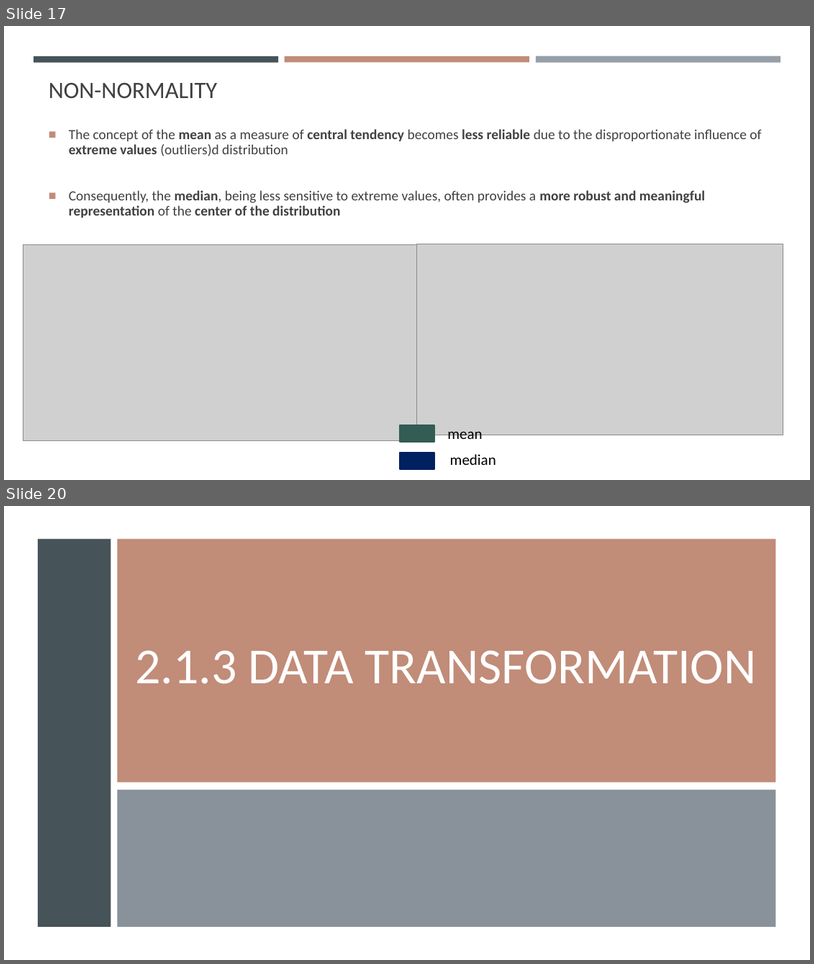
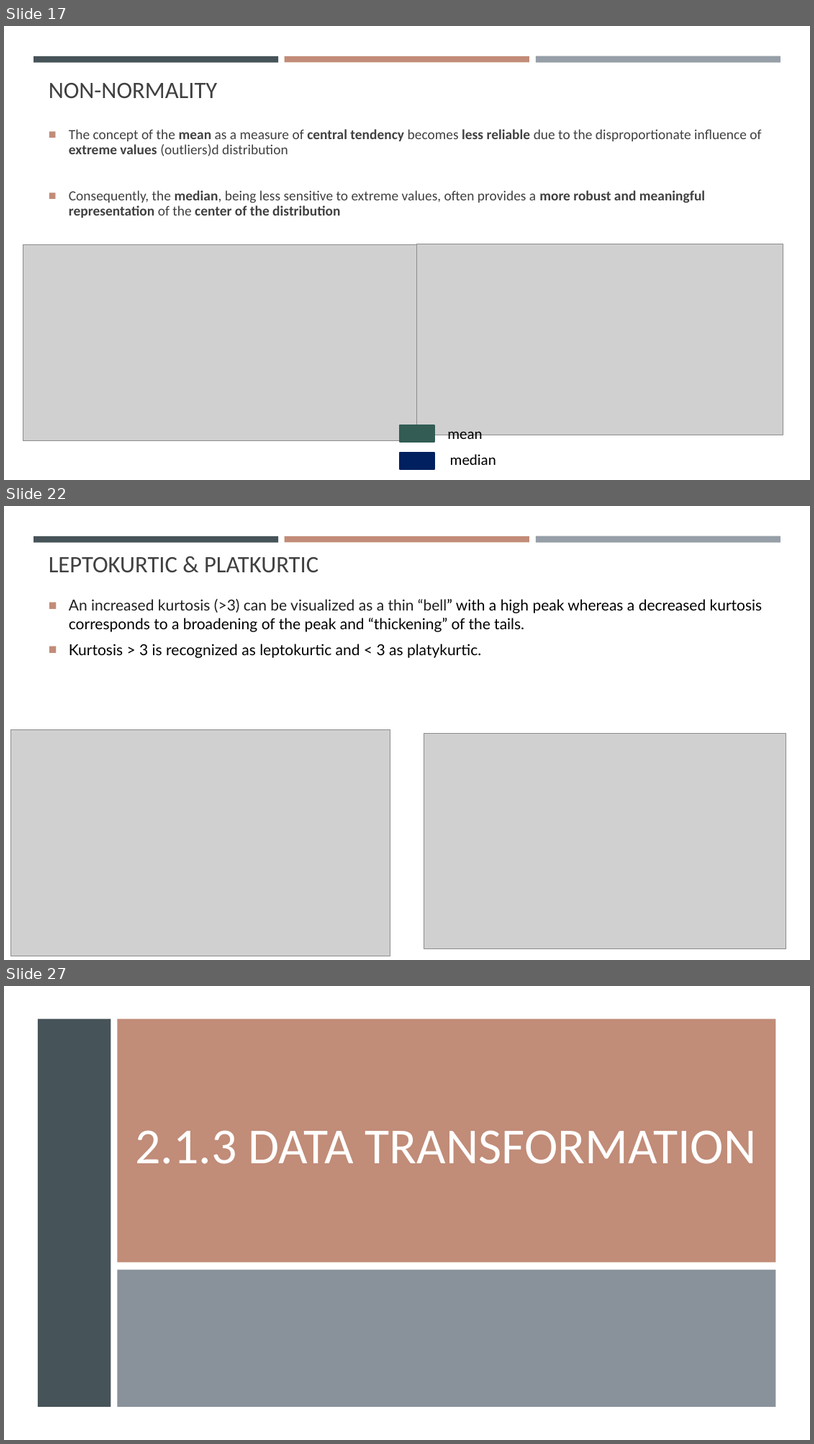
Before and after one commit to gisynw/geog-247, a slide deck: docs/Lectures/Week03/Week03_DataExploration.pptx. Shown one above the other, each under a label of ours: slides 17 and 20 before the commit, slides 17, 22 and 27 after it; the slides between them are not shown. The pictures are 814x964 and 814x1444 pixels, drawn with LibreOffice and Linux fonts; fonts in the diff are those of the drawing; grey boxes stand for pictures. Boxes give left, top, right and bottom in pixels: in the first picture for what was removed or moved away, otherwise in the second. Text is boxed around its words. In the diff, an @@ line names an element or a change of style, - is before the commit and + after.

```diff
--- a/docs/Lectures/Week03/Week03_DataExploration.pptx
+++ b/docs/Lectures/Week03/Week03_DataExploration.pptx
@@ slide 22 added at (x1=4, y1=506, x2=810, y2=960), background #FFFFFF; not listed: 3 template elements that a slide beside it also shows @@
@@ title added at (x1=49, y1=557, x2=319, y2=573), 28 pt, text #404040 @@
+LEPTOKURTIC & PLATKURTIC
@@ text added at (x1=69, y1=599, x2=763, y2=658), 18 pt, text #000000 @@
+■ An increased kurtosis (>3) can be visualized as a thin “bell” with a high peak whereas a decreased kurtosis corresponds to a broadening of the peak and “thickening” of the tails.
+■ Kurtosis > 3 is recognized as leptokurtic and < 3 as platykurtic.
@@ picture added at (x1=11, y1=729, x2=391, y2=955) @@
@@ picture added at (x1=424, y1=733, x2=787, y2=949) @@
@@ what was slide 20 is now slide 27 @@
```
Also in this commit, not shown: 1 slide changed, 10 other slides added, 3 slides removed, 10 other files.
